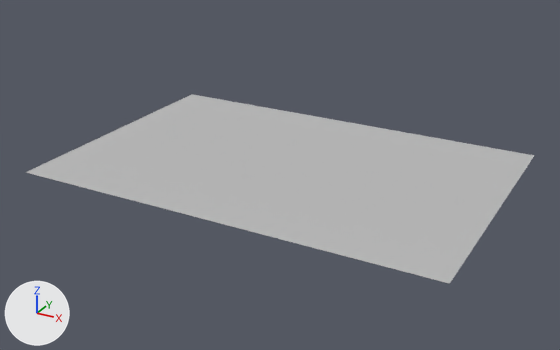
What one commit did to the FBX model Assets/Resources/Models/traps/bananaPeels.fbx.
Before and after are seen from a 50 mm lens placed at (0.1199, -0.2228, 0.1065), pointed at (-0.0009, -0.0031, -0.0034). The lights are fixed; the arrows at lower left show +X, +Y and +Z. Where no turn or scale is listed for an object, it has been applied to the vertices.

Objects in the first picture: 'banana_peels'.
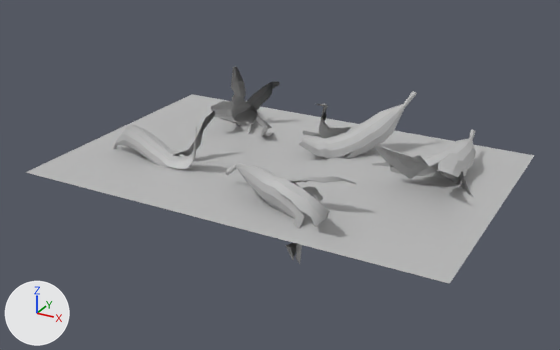
What differs and where, as boxes (x1, y1, x2, y2) in the pictures (560 x 350 px):
'bananaPeel1', added: after (226, 163, 356, 264)
'bananaPeel3', added: after (299, 91, 417, 159)
'bananaPeel2', added: after (372, 130, 476, 197)
'bananaPeel5', added: after (113, 111, 216, 169)
'bananaPeel4', added: after (211, 67, 280, 136)

Patch to the scene script:
```diff
--- a/Assets/Resources/Models/traps/bananaPeels.fbx.py
+++ b/Assets/Resources/Models/traps/bananaPeels.fbx.py
@@ mat_lambert3 @@
+mat_lambert3 = principled_material('lambert3')
+mat_lambert3.base_color = (0.5, 0.5, 0.5)  # grey #bcbcbc
@@ me_mesh_003 @@
+me_mesh_003.from_pydata(...)  # 235 vertices, 184 faces; spans x -0.0134..0.0154, y -0.0003..0.0391, z -0.0139..0.0216
+me_mesh_003.materials.append(mat_lambert3)  # grey #bcbcbc
@@ me_mesh_005 @@
+me_mesh_005.from_pydata(...)  # 217 vertices, 173 faces; spans x -0.0455..0.0015, y -0.0106..0.0143, z -0.0198..0.0179
+me_mesh_005.materials.append(mat_lambert3)  # grey #bcbcbc
@@ me_mesh_004 @@
+me_mesh_004.from_pydata(...)  # 219 vertices, 175 faces; spans x -0.0079..0.033, y -0.0086..0.0246, z -0.0172..0.022
+me_mesh_004.materials.append(mat_lambert3)  # grey #bcbcbc
@@ me_mesh_001 @@
+me_mesh_001.from_pydata(...)  # 244 vertices, 188 faces; spans x -0.042..0.005, y -0.0096..0.0168, z -0.012..0.0184
+me_mesh_001.materials.append(mat_lambert3)  # grey #bcbcbc
@@ me_mesh_002 @@
+me_mesh_002.from_pydata(...)  # 256 vertices, 196 faces; spans x -0.0172..0.0271, y -0.005..0.0435, z -0.0193..0.014
+me_mesh_002.materials.append(mat_lambert3)  # grey #bcbcbc
@@ ob_bananapeel4 @@
+ob_bananapeel4 = bpy.data.objects.new('bananaPeel4', me_mesh_003)
+ob_bananapeel4.location = (-0.0299, 0.0104, 0.0019)
@@ ob_bananapeel5 @@
+ob_bananapeel5 = bpy.data.objects.new('bananaPeel5', me_mesh_005)
+ob_bananapeel5.location = (-0.0198, -0.0179, 0.0)
@@ ob_bananapeel3 @@
+ob_bananapeel3 = bpy.data.objects.new('bananaPeel3', me_mesh_004)
+ob_bananapeel3.location = (0.0008, 0.0123, 0.0)
@@ ob_bananapeel1 @@
+ob_bananapeel1 = bpy.data.objects.new('bananaPeel1', me_mesh_001)
+ob_bananapeel1.location = (0.0331, -0.0358, -0.0059)
@@ ob_bananapeel2 @@
+ob_bananapeel2 = bpy.data.objects.new('bananaPeel2', me_mesh_002)
+ob_bananapeel2.location = (0.0442, -0.0034, 0.0)
```
